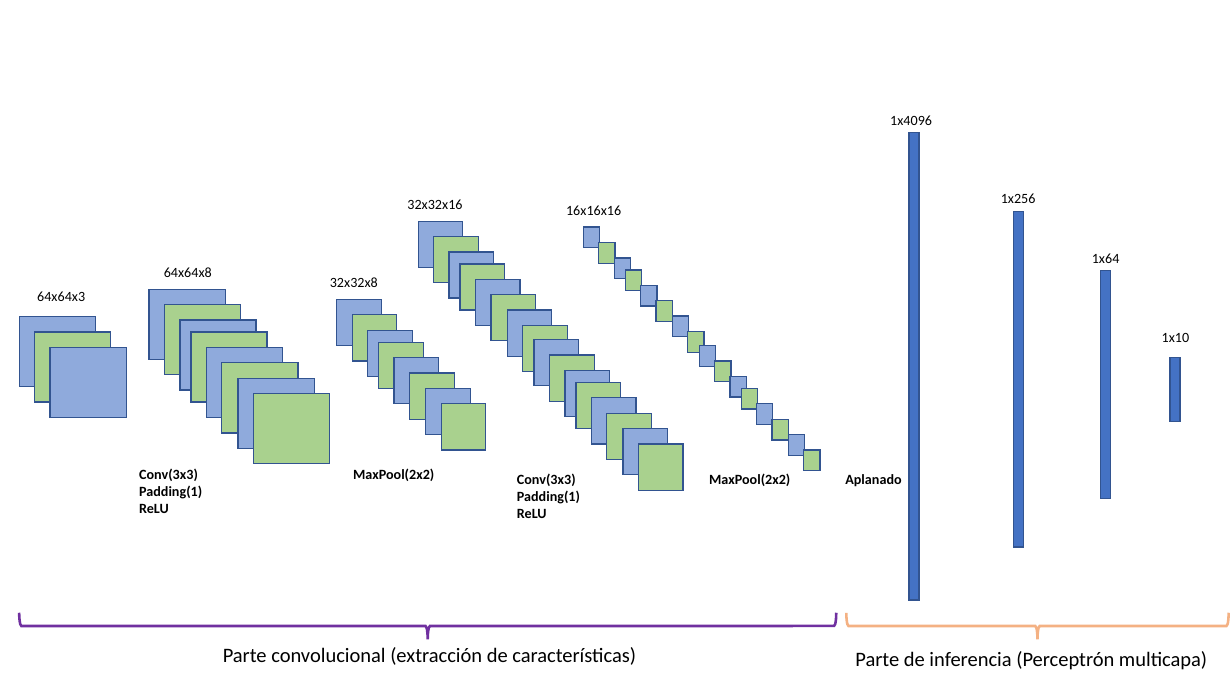
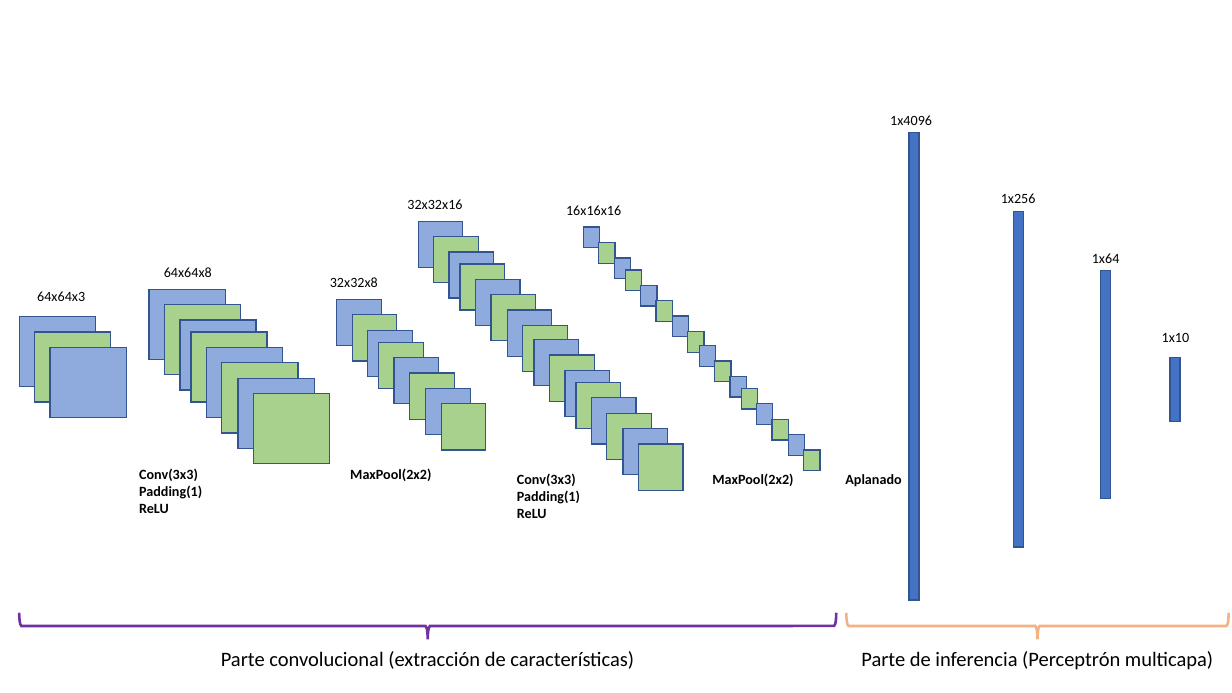
Before and after one commit to ant-mak/tfm, a slide deck: slide 4 of diagrams/CNN_diagrams.pptx. Drawn at 1232x693 pixels with LibreOffice and Linux fonts; fonts in the diff are those of the drawing. Boxes give left, top, right and bottom in pixels: in the first picture for what was removed or moved away, otherwise in the second. Text is boxed around its words. In the diff, an @@ line names an element or a change of style, - is before the commit and + after.

```diff
--- a/diagrams/CNN_diagrams.pptx
+++ b/diagrams/CNN_diagrams.pptx
@@ alignment left to centre in 4 elements at (712,473,793,486), (350,468,431,481), (861,651,1213,670), (221,651,634,669) @@
```
Also in this commit, not shown: 3 other slides changed, 2 slides added, 9 other files.
